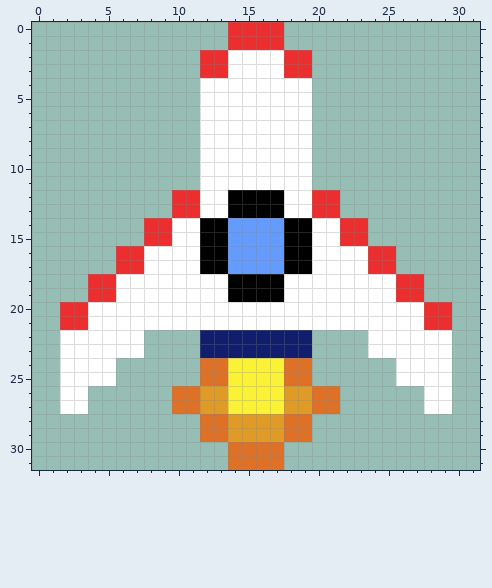
A pixel-art sprite gets an edit: w_ship_sprites/w_ship0.png. This is how it looked before the edit.
The file is 32x32 pixels.
New version:
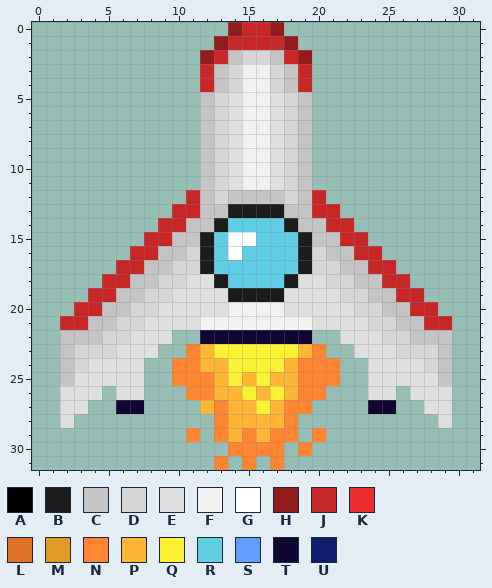
Palette (. is transparent): A #000000  B #1b1b1b  C #c4c4c4  D #d6d6d6  E #dfdfdf  F #f1f1f1  G #ffffff  H #921c1c  J #c82727  K #ed2e2e  L #df7126  M #df9b26  N #ff8531  P #ffb536  Q #fbf236  R #5fcde4  S #639bff  T #0f0632  U #111e6d
From old to new:
Changed rows in their new state; - is an unchanged pixel.
first column x 2:
 0 ------------HJJH------------
 1 -----------HJJJJH-----------
 2 ----------HJCDDCJH----------
 3 ----------JCDFFDCJ----------
 4 ----------JCDFFDCJ----------
 5 ----------CDEFFEDC----------
 6 ----------CDEFFEDC----------
 7 ----------CDEFFEDC----------
 8 ----------CDEFFEDC----------
 9 ----------CDEFFEDC----------
10 ----------CDEFFEDC----------
11 ----------CDEFFEDC----------
12 --------.JCDCCCCDCJ.--------
13 --------JJCCBBBBCCJJ--------
14 ------.JJCCBRRRRBCCJJ.------
15 ------JJCCBRGGRRRBCCJJ------
16 ----.JJCCDBRGRRRRBDCCJJ.----
17 ----JJCCDDBRRRRRRBDDCCJJ----
18 --.JJCCDDEEBRRRRBEEDDCCJJ.--
19 --JJCCDDEEEEBBBBEEEEDDCCJJ--
20 .JJCCDDEEEEEFFFFEEEEEDDCCJJ.
21 JJCCDDEEEEFFFFFFFFEEEEDDCCJJ
22 CCCDDEEE--TTTTTTTT--EEEDDCCC
23 CDDDEEE--NPQQQQQQPN--EEEDDDC
24 CDEEEE--NNPP----PNNN--EEEEDC
25 CEEEEE--NNNP-P-PPNNN--EEEEEC
26 EEE-EE--.NNPP-P-PNN.--EE-EEE
27 EE--TT--..PNPP-PNN..--TT--EE
28 E---------.NPPPPN.---------E
29 ---------N.NPNPNN.N---------
30 ------------NNNN-N----------
31 -----------N.N.N------------
